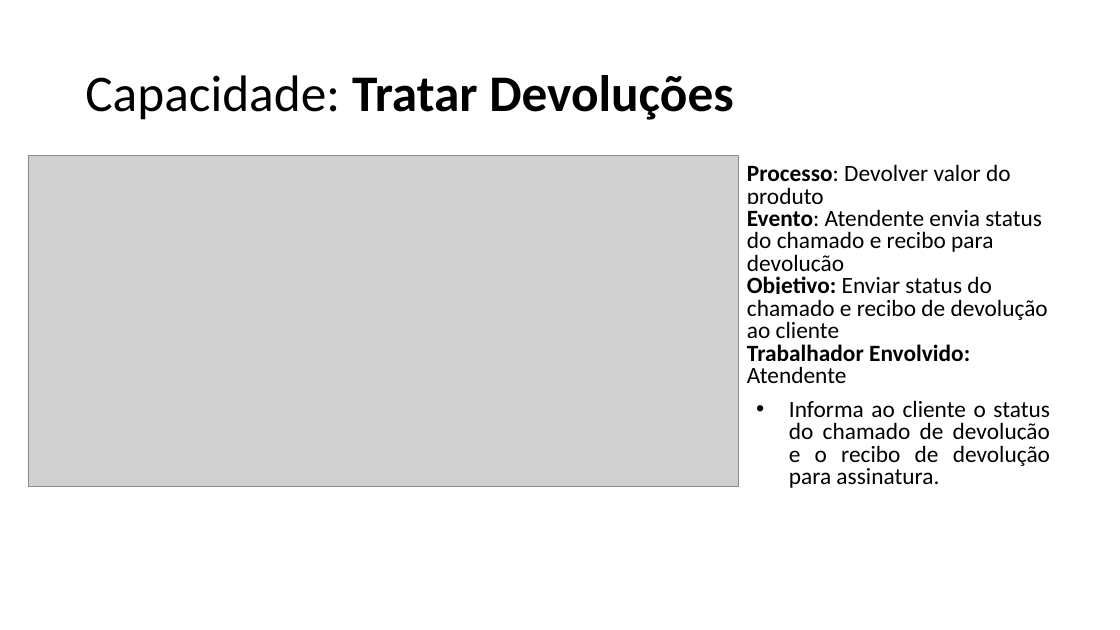
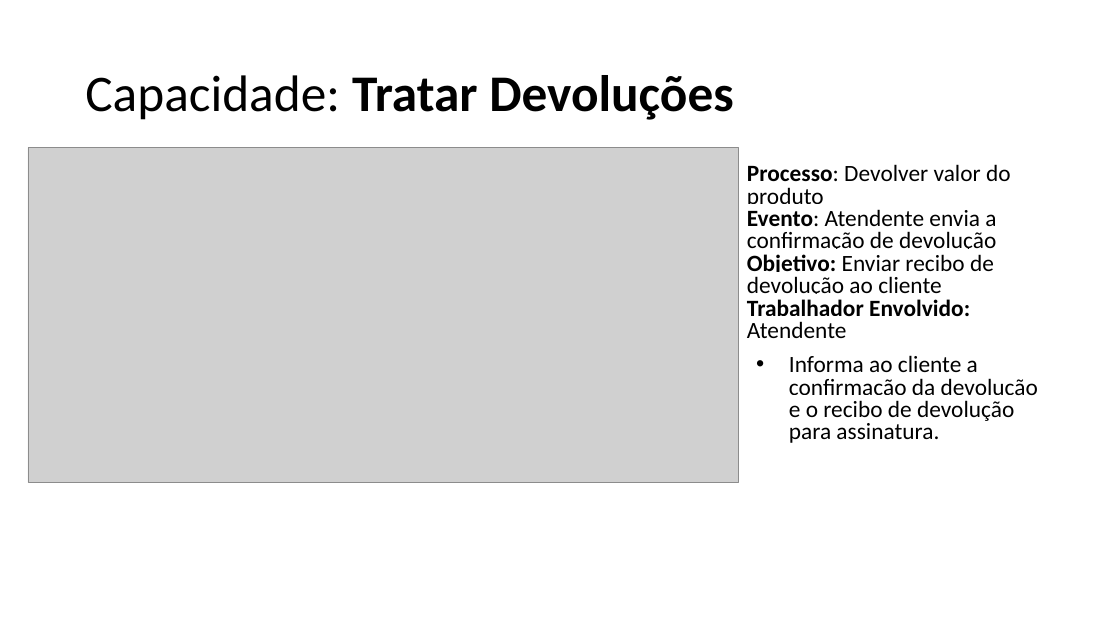
Before and after one commit to emersonsoaresdasilva/projeto-ope, a slide deck: slide 14 of 18-Descrição dos Processos de Negócio.pptx (slide 13 before the commit). Drawn at 1120x630 pixels with LibreOffice and Linux fonts; fonts in the diff are those of the drawing; grey boxes stand for pictures. Boxes give left, top, right and bottom in pixels: in the first picture for what was removed or moved away, otherwise in the second. Text is boxed around its words. In the diff, an @@ line names an element or a change of style, - is before the commit and + after.

```diff
--- a/18-Descrição dos Processos de Negócio.pptx
+++ b/18-Descrição dos Processos de Negócio.pptx
@@ picture: place and size @@
-picture at (28, 155, 739, 487)
+picture at (28, 148, 739, 483)
@@ text at (747, 209, 996, 300): text changed @@
-Evento: Atendente envia status do chamado e recibo para devolução
-Objetivo: Enviar status do chamado e recibo de devolução ao cliente
+Evento: Atendente envia a confirmação de devolução
+Objetivo: Enviar recibo de devolução ao cliente
@@ text at (789, 355, 1038, 443): text changed @@
-• Informa ao cliente o status do chamado de devolução e o recibo de devolução para assinatura.
+• Informa ao cliente a confirmação da devolução e o recibo de devolução para assinatura.
```
Also in this commit, not shown: 21 other slides changed, 1 slide added, 15 other files.
